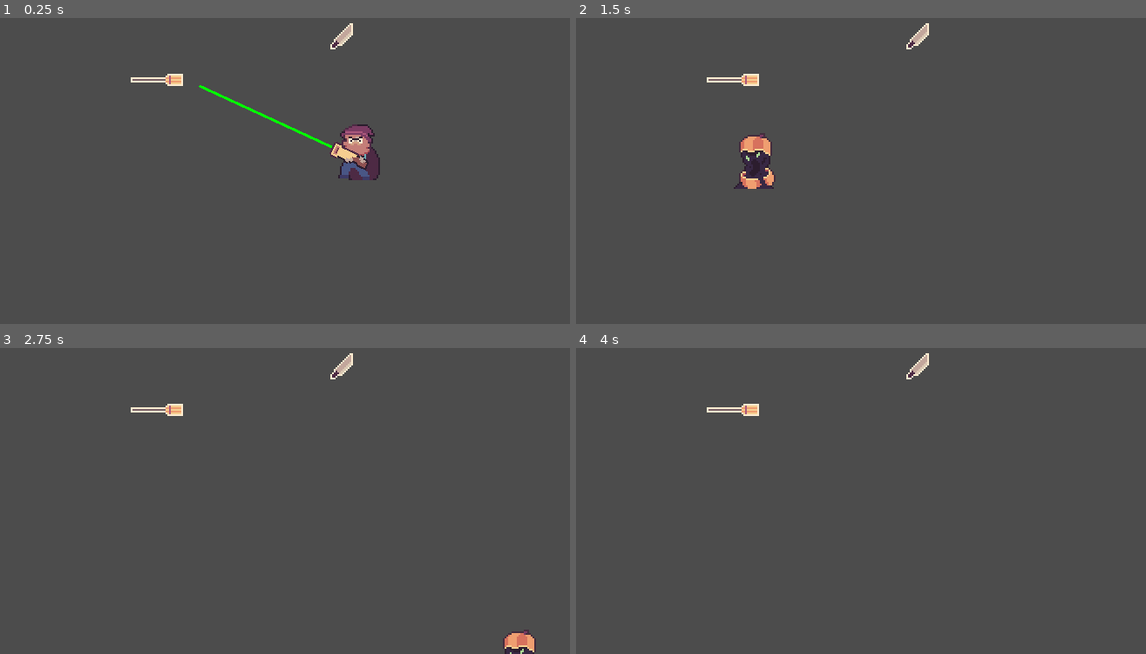
Above: before the commit, frames 1-4 (two rows, left to right).
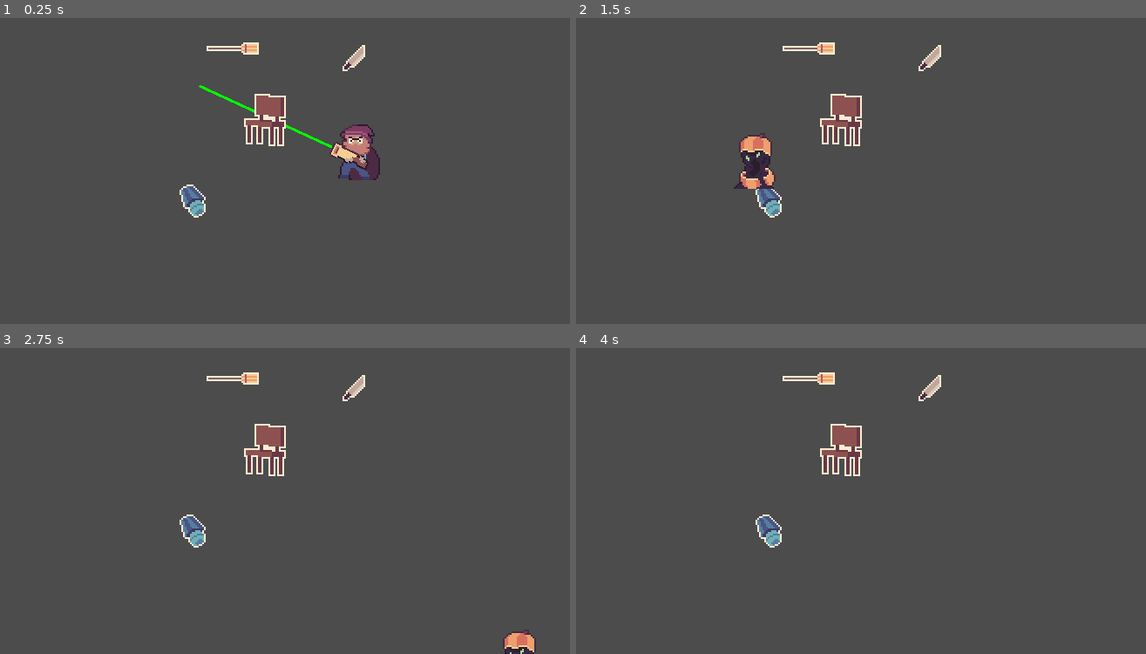
Above: after the commit, the same moments.

Repository: OceanBoy612/BrackeysJam2021
Game: Godot game, scene res://Code/TestScene/playground.tscn
Same seed, same stepped clock (60 frames per second), same inputs: the game is played once before the commit and once after it. The project has no main scene, so this scene is started directly.
Inputs (mouse positions are in pixels of both pictures, inside the frame that each line leads up to):
- Up to frame 1 (0.25 s): no input
- Up to frame 2 (1.5 s): tap Enter (ui_accept) at 0.5, 0.77 s; move the mouse to (957, 115) at 0.52 s; hold Right (ui_right) 0.53-1.28 s; move the mouse to (678, 155) at 1.27 s; hold Down (ui_down) from 1.28 s (still down)
- Up to frame 3 (2.75 s): tap Enter (ui_accept) at 1.52 s; move the mouse to (302, 381) at 2.02 s; release Down (ui_down) at 2.03 s; hold Right (ui_right) from 2.03 s (still down)
- Up to frame 4 (4 s): move the mouse to (775, 540) at 2.77 s; release Right (ui_right) at 2.78 s; hold Up (ui_up) 2.78-3.53 s; tap Enter (ui_accept) at 3.02, 3.5, 3.77 s; move the mouse to (1014, 522) at 3.52 s; hold Left (ui_left) from 3.53 s (still down)

The runs differ from the first frame. In frame 1, 2.0% of the frame differs, in the area x 22-65%, y 1-66%; in frame 2, 2.0%; in frame 3, 2.0%; in frame 4, 2.0%.

Commit message:
Cleared up some inheritance weirdness and added a chair

Diff:
--- /dev/null
+++ b/src/Code/Bullets/ChairBullet.tscn
@@ -0,0 +1,9 @@
+[gd_scene load_steps=3 format=2]
+
+[ext_resource path="res://Code/Bullets/GenericBullet.tscn" type="PackedScene" id=1]
+[ext_resource path="res://Art/Pngs/Bullets/Chair.png" type="Texture" id=2]
+
+[node name="ChairBullet" instance=ExtResource( 1 )]
+
+[node name="Sprite" parent="." index="1"]
+texture = ExtResource( 2 )
--- /dev/null
+++ b/src/Code/Bullets/LampBullet.tscn
@@ -0,0 +1,9 @@
+[gd_scene load_steps=3 format=2]
+
+[ext_resource path="res://Art/Pngs/Bullets/Lamp.png" type="Texture" id=1]
+[ext_resource path="res://Code/Bullets/GenericBullet.tscn" type="PackedScene" id=2]
+
+[node name="LampBullet" instance=ExtResource( 2 )]
+
+[node name="Sprite" parent="." index="1"]
+texture = ExtResource( 1 )
--- /dev/null
+++ b/src/Code/Items/ChairItem.tscn
@@ -0,0 +1,10 @@
+[gd_scene load_steps=3 format=2]
+
+[ext_resource path="res://Art/Pngs/Bullets/Chair.png" type="Texture" id=1]
+[ext_resource path="res://Code/Items/GenericItem.tscn" type="PackedScene" id=2]
+
+[node name="ChairItem" instance=ExtResource( 2 )]
+item_name = "chair"
+
+[node name="Sprite" parent="." index="1"]
+texture = ExtResource( 1 )
--- a/src/Code/Items/GenericItem.gd
+++ b/src/Code/Items/GenericItem.gd
@@ -1,16 +1,15 @@
 extends Area2D
 
+signal picked_up
 
-# Declare member variables here. Examples:
-# var a = 2
-# var b = "text"
+export var item_name = "Null"
 
 
-# Called when the node enters the scene tree for the first time.
-func _ready():
-	pass # Replace with function body.
-
-
-# Called every frame. 'delta' is the elapsed time since the previous frame.
-#func _process(delta):
-#	pass
+func _on_GenericItem_body_entered(body):
+	# item was picked up
+	print("TEST")
+	if body.has_method("pickup_item"):
+		print(item_name)
+		body.pickup_item(item_name)
+		emit_signal("picked_up")
+		queue_free()
--- a/src/Code/Items/GenericItem.tscn
+++ b/src/Code/Items/GenericItem.tscn
@@ -1,27 +1,11 @@
 [gd_scene load_steps=3 format=2]
 
-[sub_resource type="GDScript" id=1]
-script/source = "extends Area2D
-
-signal picked_up
-
-export var item_name = \"Null\"
-
-
-func _on_GenericItem_body_entered(body):
-	# item was picked up
-	print(\"TEST\")
-	if body.has_method(\"pickup_item\"):
-		print(item_name)
-		body.pickup_item(item_name)
-		emit_signal(\"picked_up\")
-		queue_free()
-"
+[ext_resource path="res://Code/Items/GenericItem.gd" type="Script" id=1]
 
 [sub_resource type="RectangleShape2D" id=2]
 
 [node name="GenericItem" type="Area2D"]
-script = SubResource( 1 )
+script = ExtResource( 1 )
 
 [node name="Shape" type="CollisionShape2D" parent="."]
 shape = SubResource( 2 )
--- /dev/null
+++ b/src/Code/Items/LampItem.tscn
@@ -0,0 +1,10 @@
+[gd_scene load_steps=3 format=2]
+
+[ext_resource path="res://Art/Pngs/Bullets/Lamp.png" type="Texture" id=1]
+[ext_resource path="res://Code/Items/GenericItem.tscn" type="PackedScene" id=2]
+
+[node name="LampItem" instance=ExtResource( 2 )]
+item_name = "lamp"
+
+[node name="Sprite" parent="." index="1"]
+texture = ExtResource( 1 )
--- a/src/Code/Managers/Globals.gd
+++ b/src/Code/Managers/Globals.gd
@@ -6,4 +6,6 @@
 onready var items = {
 	"knife": preload("res://Code/Bullets/KnifeBullet.tscn"),
 	"broom": preload("res://Code/Bullets/BroomBullet.tscn"),
+	"lamp": preload("res://Code/Bullets/LampBullet.tscn"),
+	"chair": preload("res://Code/Bullets/ChairBullet.tscn"),
 }
--- a/src/Code/TestScene/playground.tscn
+++ b/src/Code/TestScene/playground.tscn
@@ -1,9 +1,11 @@
-[gd_scene load_steps=5 format=2]
+[gd_scene load_steps=7 format=2]
 
 [ext_resource path="res://Code/Player/Player.tscn" type="PackedScene" id=1]
 [ext_resource path="res://Code/Items/KnifeItem.tscn" type="PackedScene" id=2]
 [ext_resource path="res://Code/Spawner/Spawner.tscn" type="PackedScene" id=3]
 [ext_resource path="res://Code/Items/BroomItem.tscn" type="PackedScene" id=4]
+[ext_resource path="res://Code/Items/LampItem.tscn" type="PackedScene" id=5]
+[ext_resource path="res://Code/Items/ChairItem.tscn" type="PackedScene" id=7]
 
 [node name="Node2D" type="Node2D"]
 
@@ -16,8 +18,14 @@
 collision_mask = 1
 reload_time_msecs = 100
 
+[node name="LampItem" parent="." instance=ExtResource( 5 )]
+position = Vector2( 167.902, 146.786 )
+
 [node name="KnifeItem" parent="." instance=ExtResource( 2 )]
-position = Vector2( 253.385, 51.4263 )
+position = Vector2( 260.537, 64.0275 )
 
 [node name="BroomItem" parent="." instance=ExtResource( 4 )]
-position = Vector2( 147.127, 75.2663 )
+position = Vector2( 190.72, 57.5566 )
+
+[node name="ChairItem" parent="." instance=ExtResource( 7 )]
+position = Vector2( 208.77, 98.7658 )
